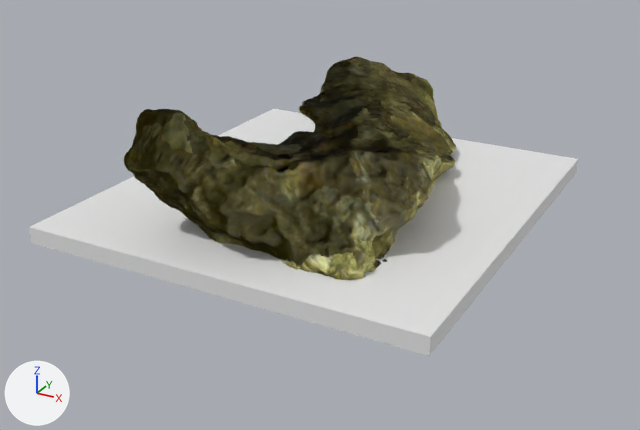
The glTF model assets/Bacubirito/BacuAzuf.glb as it was, and as the next commit left it.
Rendered twice from a 50 mm camera at (0.786, -1.469, 0.69) aimed at (-0.009, -0.024, -0.032). Every picture has the same lights, and +X, +Y and +Z are marked at lower left. Where no turn or scale is listed for an object, it has been applied to the vertices. Vertices at the same position are counted once.

The first picture shows 'Meteorito.002', 'Plano'.
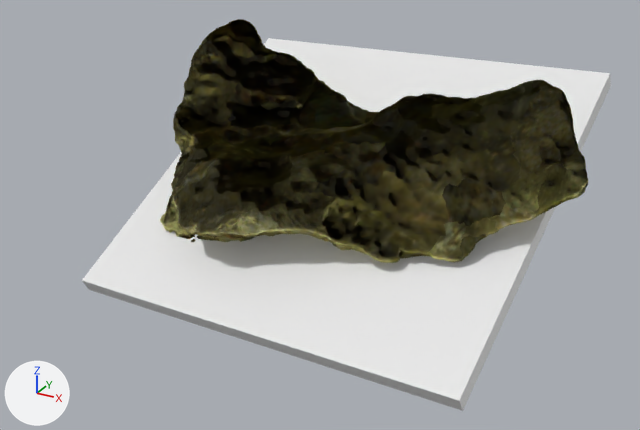
The change in detail:
me_malla_003 is used by ob_meteorito_002; location (0.0, 0.0, 0.108); rotation (-2.596, -0.0389, -1.468), in degrees (-149, -2.2, -84); scale (0.295, 0.295, 0.295).
me_malla_003 had 16120 vertices, 31817 faces and spanned x -1.73..1.29, y -0.74..0.72, z -0.75..0.67.
me_malla_003 now has 16128 vertices, 31829 faces and spans x -1.73..1.56, y -1.13..1.51, z -0.75..1.09.
Part 1, on me_malla_003:
8 vertices are added at x -1.59..1.56, y -1.13..1.51, z -0.46..1.09.
12 new faces join them, mat_material_005.
me_malla_003 now uses material mat_material_005.
Object 'Plano' (ob_plano) is deleted.
Object 'Meteorito.002' (ob_meteorito_002) turns from (-149, -2.2, -84) to (3.2, 177, 2) degrees about x, y and z.

Changed parts and their boxes (x1, y1, x2, y2) in the pictures (640 x 430 px):
'Meteorito.002', reshaped, turned
    before: (124, 57, 456, 280)
    after: (82, 19, 611, 411)
'Plano', deleted
    before: (29, 109, 578, 356)
part 1 of me_malla_003, added
    after: (82, 38, 611, 411)
